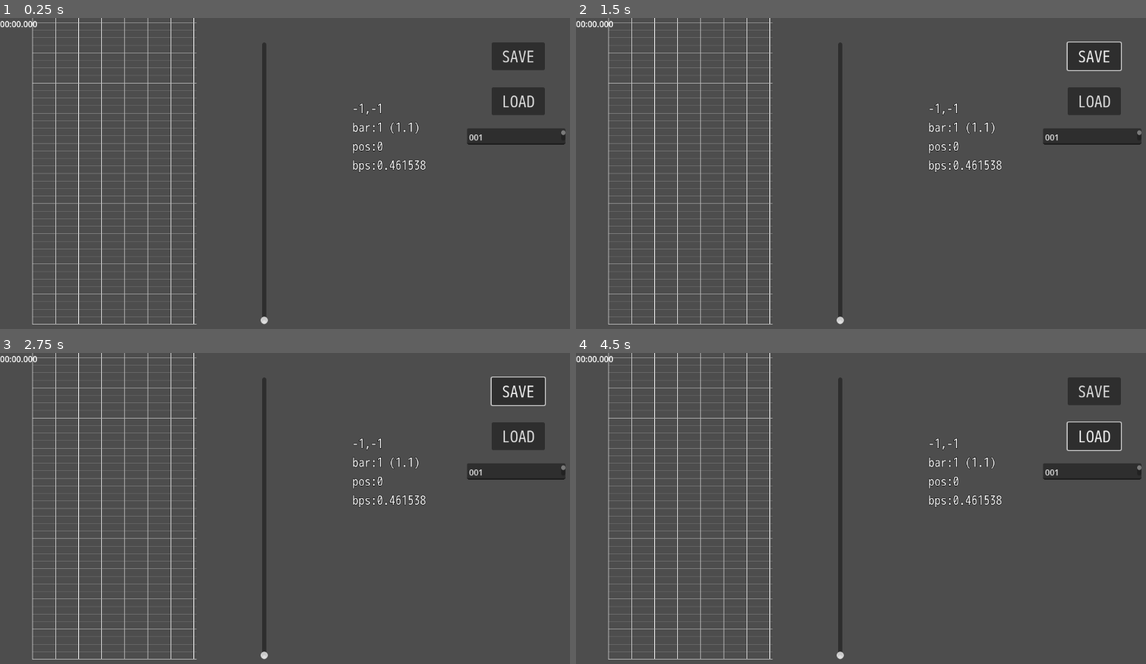
Above: before the commit, frames 1-4 (two rows, left to right).
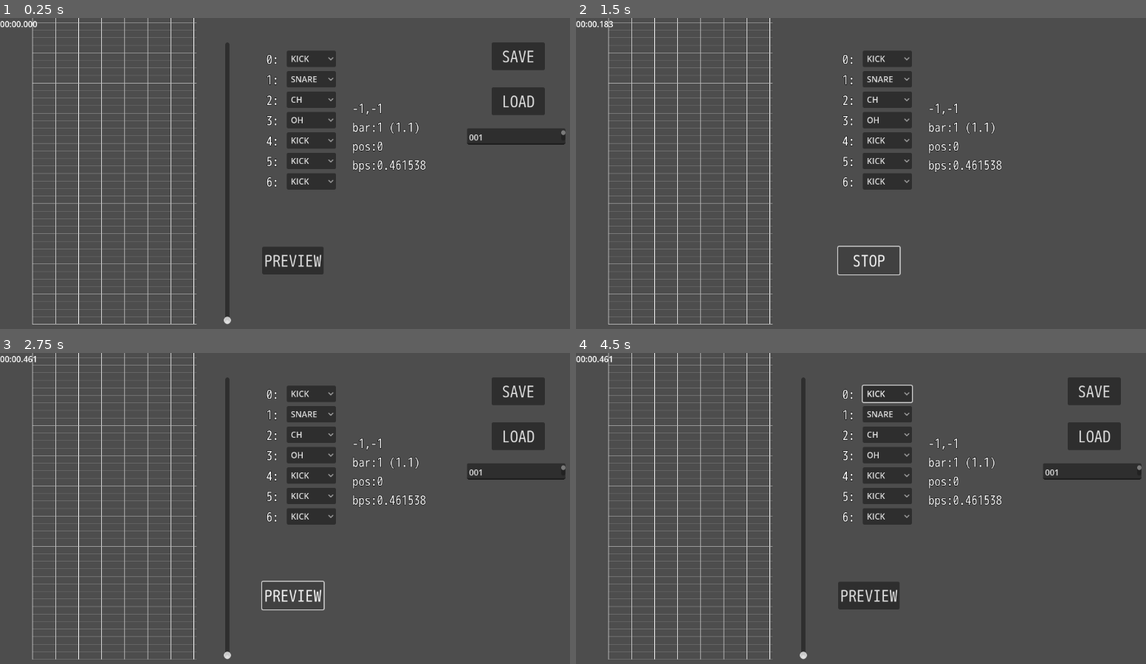
Above: after the commit, the same moments.

Repository: syun77/gd_rhythm_game
Game: Godot game, scene res://src/editor/ScoreEditor.tscn
Same seed, same stepped clock (60 frames per second), same inputs: the game is played once before the commit and once after it. Sound files missing from this copy of the repository are replaced by a short silence.
Inputs (mouse positions are in pixels of both pictures, inside the frame that each line leads up to):
- Up to frame 1 (0.25 s): no input
- Up to frame 2 (1.5 s): click "SAVE" at 0.5 s; click (866, 260) at 1.25 s, where only the run after the commit has a clickable "PREVIEW"
- Up to frame 3 (2.75 s): click (290, 595) at 2 s, where only the run after the commit has a clickable "STOP"
- Up to frame 4 (4.5 s): click "LOAD" at 2.75 s; click (889, 393) at 3.5 s, where only the run after the commit has a clickable "KICK"; click (889, 415) at 4.25 s, where only the run after the commit has a clickable "SNARE"

The runs differ from the first frame. In frame 1, 5.1% of the frame differs, in the area x 39-59%, y 7-99%; in frame 2, 6.4%, in the area x 4-100%, y 0-99%; in frame 3, 5.6%; in frame 4, 6.2%.

Commit message:
プレビューの実装中

Diff:
--- a/gd_rhythm_game/project.godot
+++ b/gd_rhythm_game/project.godot
@@ -14,6 +14,10 @@
 run/main_scene="res://src/editor/ScoreEditor.tscn"
 config/features=PackedStringArray("4.1", "Forward Plus")
 config/icon="res://icon.svg"
+
+[autoload]
+
+Common="*res://src/common/Common.gd"
 
 [display]
 
--- a/gd_rhythm_game/src/common/Common.gd
+++ b/gd_rhythm_game/src/common/Common.gd
@@ -11,11 +11,18 @@
 ## サウンドのデフォルトのdB
 const DEFAULT_DB = -6.0
 
+enum eDefaultSe {
+	KICK,
+	SNARE,
+	CH,
+	OH,
+}
+
 const DEFAULT_SE_TBL = {
-	"kick": "res://assets/sound/kits/909_kick.wav",
-	"snare": "res://assets/sound/kits/909_snare.wav",
-	"ch": "res://assets/sound/kits/909_CH.wav",
-	"oh": "res://assets/sound/kits/909_OH.wav",
+	"KICK": "res://assets/sound/kits/909_kick.wav",
+	"SNARE": "res://assets/sound/kits/909_snare.wav",
+	"CH": "res://assets/sound/kits/909_CH.wav",
+	"OH": "res://assets/sound/kits/909_OH.wav",
 }
 
 # ------------------------------------------------------
--- a/gd_rhythm_game/src/editor/ScoreEditor.gd
+++ b/gd_rhythm_game/src/editor/ScoreEditor.gd
@@ -12,12 +12,21 @@
 const SCORE_HEIGHT = 600
 const SCORE_UNIT = 32 # 32分音符を最小単位とする.
 
+## 状態.
+enum eState {
+	MAIN, # メイン.
+	PREVIEW, # プレビュー再生中.
+}
+
 # ---------------------------------------------
 # onready.
 # ---------------------------------------------
 @onready var _label_base_time = $UILayer/BaseTime
 @onready var _label_debug = $UILayer/LabelDebug
-@onready var _txt_filename = $UILayer/Filename
+@onready var _txt_filename = $UILayer/Main/Filename
+@onready var _instruments = $UILayer/Instruments
+@onready var _btn_preview = $UILayer/ButtonPreview
+@onready var _ui_main = $UILayer/Main
 
 # ---------------------------------------------
 # var.
@@ -34,6 +43,8 @@
 var _score_data = {}
 var _anim_timer = 0.0
 
+var _state = eState.MAIN # 状態.
+
 # ---------------------------------------------
 # private function.
 # ---------------------------------------------
@@ -47,17 +58,42 @@
 		var notes = {}
 		_score_data[i] = notes
 
+	# 楽器を設定.
+	var idx = 0
+	for ui in _instruments.get_children():
+		var opt = ui as OptionButton
+		for key in Common.eDefaultSe.keys():
+			opt.add_item(key)
+		opt.selected = idx
+		idx += 1
+
+	# 共通モジュールをセットアップ.
+	Common.setup(self, [])
+
 ## 更新.
 func _process(delta: float) -> void:
-	_anim_timer += delta
-
-	_update_click()
+	match _state:
+		eState.MAIN:
+			_update_main(delta)
+		eState.PREVIEW:
+			_update_preview(delta)
 
 	# UIの更新.
 	_update_ui()
 
 	# _draw()を呼び出す.
 	queue_redraw()
+
+## 更新 > メイン.
+func _update_main(delta:float) -> void:
+	_anim_timer += delta
+
+	_update_click()
+
+## 更新 > プレビュー.
+func _update_preview(delta:float) -> void:
+	_base_time += delta
+	_base_bar = _time_to_bar(_base_time)
 
 ## クリック処理.
 func _update_click() -> void:
@@ -296,3 +332,18 @@
 	var data = str_to_var(s)
 	_bpm = float(data["bpm"])
 	_score_data = data["score"]
+
+## PREVIEWボタンを押した
+func _on_button_preview_pressed() -> void:
+	if _state == eState.MAIN:
+		# プレビュー開始.
+		_state = eState.PREVIEW
+		_ui_main.visible = false # 一部のUIを非表示.
+		_btn_preview.text = "STOP"
+	else:
+		# プレビュー停止.
+		_state = eState.MAIN
+		_ui_main.visible = true # 再表示.
+		_btn_preview.text = "PREVIEW"
+		# 時間を丸める.
+		_on_time_slider_value_changed(_base_time)
--- a/gd_rhythm_game/src/editor/ScoreEditor.tscn
+++ b/gd_rhythm_game/src/editor/ScoreEditor.tscn
@@ -15,23 +15,142 @@
 
 [node name="BaseTime" type="Label" parent="UILayer"]
 offset_right = 40.0
-offset_bottom = 23.0
+offset_bottom = 46.0
 
-[node name="TimeSlider" type="VSlider" parent="UILayer"]
-offset_left = 480.0
+[node name="LabelDebug" type="Label" parent="UILayer"]
+offset_left = 688.0
+offset_top = 160.0
+offset_right = 832.0
+offset_bottom = 197.0
+text = "デバッグ情報"
+label_settings = ExtResource("3_uy1hj")
+
+[node name="ButtonPreview" type="Button" parent="UILayer"]
+offset_left = 512.0
+offset_top = 448.0
+offset_right = 632.0
+offset_bottom = 502.0
+theme = SubResource("Theme_nj2ls")
+text = "PREVIEW"
+
+[node name="Instruments" type="Control" parent="UILayer"]
+layout_mode = 3
+anchors_preset = 0
+offset_right = 40.0
+offset_bottom = 40.0
+
+[node name="0" type="OptionButton" parent="UILayer/Instruments"]
+offset_left = 560.0
+offset_top = 64.0
+offset_right = 656.0
+offset_bottom = 96.0
+
+[node name="Label" type="Label" parent="UILayer/Instruments/0"]
+layout_mode = 0
+offset_left = -40.0
+offset_bottom = 37.0
+text = "0:"
+label_settings = ExtResource("3_uy1hj")
+
+[node name="1" type="OptionButton" parent="UILayer/Instruments"]
+offset_left = 560.0
+offset_top = 104.0
+offset_right = 656.0
+offset_bottom = 136.0
+
+[node name="Label" type="Label" parent="UILayer/Instruments/1"]
+layout_mode = 0
+offset_left = -40.0
+offset_bottom = 37.0
+text = "1:"
+label_settings = ExtResource("3_uy1hj")
+
+[node name="2" type="OptionButton" parent="UILayer/Instruments"]
+offset_left = 560.0
+offset_top = 144.0
+offset_right = 656.0
+offset_bottom = 176.0
+
+[node name="Label" type="Label" parent="UILayer/Instruments/2"]
+layout_mode = 0
+offset_left = -40.0
+offset_bottom = 37.0
+text = "2:"
+label_settings = ExtResource("3_uy1hj")
+
+[node name="3" type="OptionButton" parent="UILayer/Instruments"]
+offset_left = 560.0
+offset_top = 184.0
+offset_right = 656.0
+offset_bottom = 216.0
+
+[node name="Label" type="Label" parent="UILayer/Instruments/3"]
+layout_mode = 0
+offset_left = -40.0
+offset_bottom = 37.0
+text = "3:"
+label_settings = ExtResource("3_uy1hj")
+
+[node name="4" type="OptionButton" parent="UILayer/Instruments"]
+offset_left = 560.0
+offset_top = 224.0
+offset_right = 656.0
+offset_bottom = 256.0
+
+[node name="Label" type="Label" parent="UILayer/Instruments/4"]
+layout_mode = 0
+offset_left = -40.0
+offset_bottom = 37.0
+text = "4:"
+label_settings = ExtResource("3_uy1hj")
+
+[node name="5" type="OptionButton" parent="UILayer/Instruments"]
+offset_left = 560.0
+offset_top = 264.0
+offset_right = 656.0
+offset_bottom = 296.0
+
+[node name="Label" type="Label" parent="UILayer/Instruments/5"]
+layout_mode = 0
+offset_left = -40.0
+offset_bottom = 37.0
+text = "5:"
+label_settings = ExtResource("3_uy1hj")
+
+[node name="6" type="OptionButton" parent="UILayer/Instruments"]
+offset_left = 560.0
+offset_top = 304.0
+offset_right = 656.0
+offset_bottom = 336.0
+
+[node name="Label" type="Label" parent="UILayer/Instruments/6"]
+layout_mode = 0
+offset_left = -40.0
+offset_bottom = 37.0
+text = "6:"
+label_settings = ExtResource("3_uy1hj")
+
+[node name="Main" type="Control" parent="UILayer"]
+layout_mode = 3
+anchors_preset = 0
+offset_right = 40.0
+offset_bottom = 40.0
+
+[node name="TimeSlider" type="VSlider" parent="UILayer/Main"]
+offset_left = 408.0
 offset_top = 48.0
-offset_right = 552.0
+offset_right = 480.0
 offset_bottom = 600.0
 
-[node name="ButtonSave" type="Button" parent="UILayer"]
+[node name="ButtonSave" type="Button" parent="UILayer/Main"]
 offset_left = 960.0
 offset_top = 48.0
 offset_right = 1064.0
-offset_bottom = 80.0
+offset_bottom = 102.0
 theme = SubResource("Theme_nj2ls")
 text = "SAVE"
 
-[node name="ButtonLoad" type="Button" parent="UILayer"]
+[node name="ButtonLoad" type="Button" parent="UILayer/Main"]
 offset_left = 960.0
 offset_top = 136.0
 offset_right = 1064.0
@@ -39,15 +158,7 @@
 theme = SubResource("Theme_nj2ls")
 text = "LOAD"
 
-[node name="LabelDebug" type="Label" parent="UILayer"]
-offset_left = 688.0
-offset_top = 160.0
-offset_right = 728.0
-offset_bottom = 183.0
-text = "デバッグ情報"
-label_settings = ExtResource("3_uy1hj")
-
-[node name="Filename" type="TextEdit" parent="UILayer"]
+[node name="Filename" type="TextEdit" parent="UILayer/Main"]
 offset_left = 912.0
 offset_top = 216.0
 offset_right = 1104.0
@@ -55,6 +166,7 @@
 text = "001"
 placeholder_text = "ファイル名 (拡張子不要)"
 
-[connection signal="value_changed" from="UILayer/TimeSlider" to="." method="_on_time_slider_value_changed"]
-[connection signal="pressed" from="UILayer/ButtonSave" to="." method="_on_button_save_pressed"]
-[connection signal="pressed" from="UILayer/ButtonLoad" to="." method="_on_button_load_pressed"]
+[connection signal="pressed" from="UILayer/ButtonPreview" to="." method="_on_button_preview_pressed"]
+[connection signal="value_changed" from="UILayer/Main/TimeSlider" to="." method="_on_time_slider_value_changed"]
+[connection signal="pressed" from="UILayer/Main/ButtonSave" to="." method="_on_button_save_pressed"]
+[connection signal="pressed" from="UILayer/Main/ButtonLoad" to="." method="_on_button_load_pressed"]
Not shown, changed: gd_rhythm_game/assets/scores/001.txt
